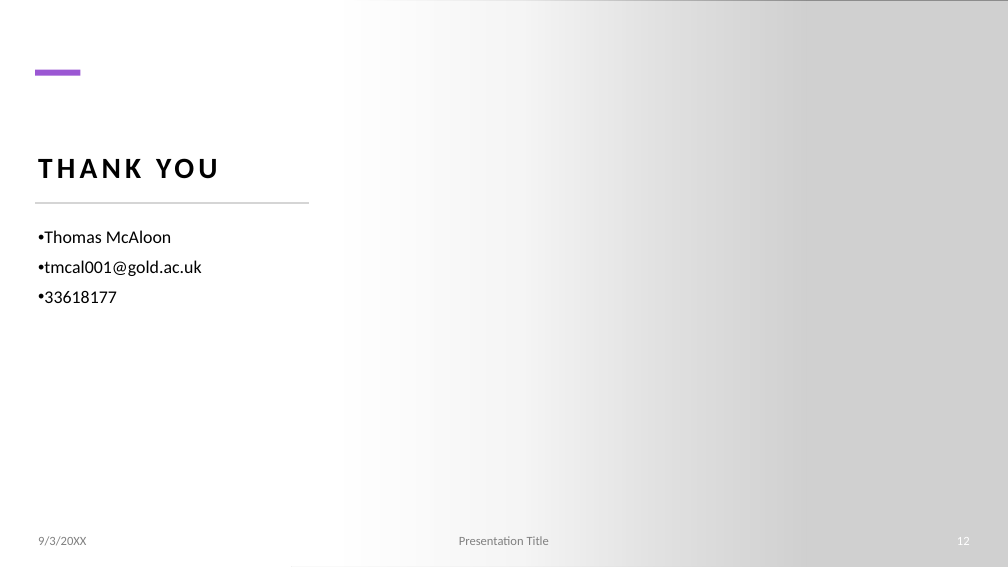
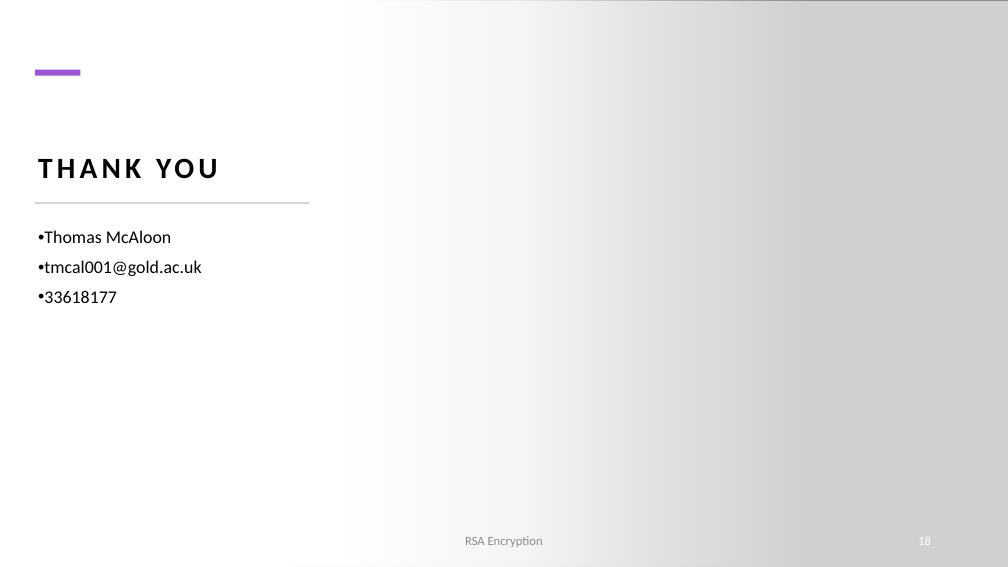
Before and after one commit to tpmcaloon/University, a slide deck: slide 18 of SecurityAndEncryption/RSAEncryptionPresentation.pptx (slide 12 before the commit). Drawn at 1008x567 pixels with LibreOffice and Linux fonts; fonts in the diff are those of the drawing; grey boxes stand for pictures. Boxes give left, top, right and bottom in pixels: in the first picture for what was removed or moved away, otherwise in the second. Text is boxed around its words. In the diff, an @@ line names an element or a change of style, - is before the commit and + after.

Commit message:
Security & Encryption Presentation and Assignment

```diff
--- a/SecurityAndEncryption/RSAEncryptionPresentation.pptx
+++ b/SecurityAndEncryption/RSAEncryptionPresentation.pptx
@@ text removed at [38,536,86,545] @@
-9/3/20XX
@@ text at [465,536,543,547]: text changed; text colour #808080 to #8C8C8C @@
-Presentation Title
+RSA Encryption
@@ page number added at [918,538,931,545], 12 pt, text #FFFFFF @@
+18
@@ page number removed at [957,537,970,545] @@
-12
```
Also in this commit, not shown: 1 other slide changed, 11 slides added, 5 slides removed, 2 other files.
